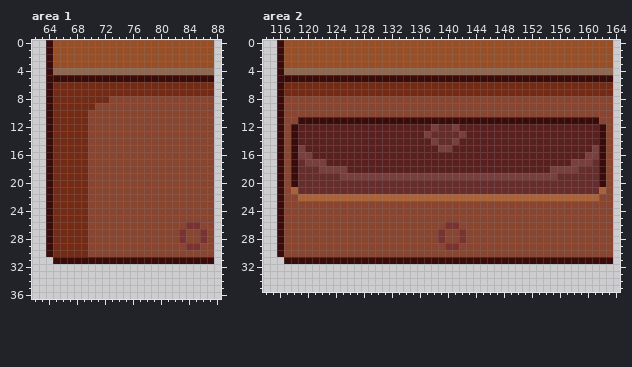
Pixel-art file -- Assets/_Assets/KITCHEN_THINGS.aseprite. Above is the file before it was changed.
368x309 pixels, 1 frame. Colours within 5 levels of each other are drawn and written as one. Shown: area 1: x 62..88, y 0..36; area 2: x 114..164, y 0..35. The commit also changed other parts of the picture, which this record leaves out.
After the commit:
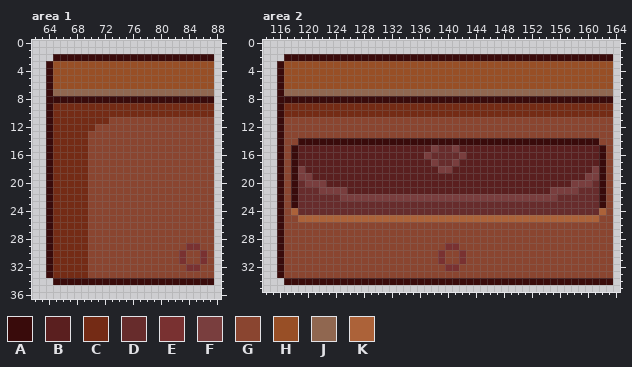
Palette (. is transparent): A #390b0b  B #5a1f1f  C #742b15  D #672c2c  E #793131  F #793e3e  G #8a4530  H #984f26  J #906750  K #ac6239
Change:
Changed rows in their new state; - is an unchanged pixel.
Area 1, layer "Cabinet":
first column x 64:
 0 ........................
 1 ........................
 2 .AAAAAAAAAAAAAAAAAAAAAAA
 4 -HHHHHHHHHHHHHHHHHHHHHHH
 5 -HHHHHHHHHHHHHHHHHHHHHHH
 6 -HHHHHHHHHHHHHHHHHHHHHHH
 7 -JJJJJJJJJJJJJJJJJJJJJJJ
 8 -AAAAAAAAAAAAAAAAAAAAAAA
 9 -------CCCCCCCCCCCCCCCCC
10 ------CCCCCCCCCCCCCCCCCC
11 ------CCC---------------
12 ------C-----------------
first column x 64:
26 --------------------GG--
27 -------------------G--G-
28 -------------------G--G-
30 -------------------E--E-
31 ACCCCCGGGGGGGGGGGGGEGGEG
32 ACCCCCGGGGGGGGGGGGGGEEGG
33 ACCCCCGGGGGGGGGGGGGGGGGG
34 -AAAAAAAAAAAAAAAAAAAAAAA
Area 2, layer "Cabinet":
first column x 116:
 0 ................................................
 1 ................................................
 2 .AAAAAAAAAAAAAAAAAAAAAAAAAAAAAAAAAAAAAAAAAAAAAAA
 4 -HHHHHHHHHHHHHHHHHHHHHHHHHHHHHHHHHHHHHHHHHHHHHHH
 5 -HHHHHHHHHHHHHHHHHHHHHHHHHHHHHHHHHHHHHHHHHHHHHHH
 6 -HHHHHHHHHHHHHHHHHHHHHHHHHHHHHHHHHHHHHHHHHHHHHHH
 7 -JJJJJJJJJJJJJJJJJJJJJJJJJJJJJJJJJJJJJJJJJJJJJJJ
 8 -AAAAAAAAAAAAAAAAAAAAAAAAAAAAAAAAAAAAAAAAAAAAAAA
 9 -CCCCCCCCCCCCCCCCCCCCCCCCCCCCCCCCCCCCCCCCCCCCCCC
10 -CCCCCCCCCCCCCCCCCCCCCCCCCCCCCCCCCCCCCCCCCCCCCCC
11 ---GGGGGGGGGGGGGGGGGGGGGGGGGGGGGGGGGGGGGGGGGGG--
12 --GGGGGGGGGGGGGGGGGGGGGGGGGGGGGGGGGGGGGGGGGGGGG-
13 --GGGGGGGGGGGGGGGGGGGGGGGGGGGGGGGGGGGGGGGGGGGGG-
14 --GAAAAAAAAAAAAAAAAAAAAAAAAAAAAAAAAAAAAAAAAAAAG-
15 ---B------------------FDDF-------------------B--
16 ---BB----------------FDDDDF-----------------BB--
17 ---BBBB---------------FDDF----------------BBBB--
18 ---FBBBBBB-------------FF--------------BBBBBBF--
19 ---FFBBBBBBBBBBBBBBBBBBBBBBBBBBBBBBBBBBBBBBBFF--
20 ----FFFBBBBBBBBBBBBBBBBBBBBBBBBBBBBBBBBBBBFFF---
21 --A---FFFFBBBBBBBBBBBBBBBBBBBBBBBBBBBBBFFFF---A-
22 --ADDDDDDFFFFFFFFFFFFFFFFFFFFFFFFFFFFFFFDDDDDDA-
23 --ADDDDDDDDDDDDDDDDDDDDDDDDDDDDDDDDDDDDDDDDDDDA-
24 --KDDDDDDDDDDDDDDDDDDDDDDDDDDDDDDDDDDDDDDDDDDDK-
25 ---KKKKKKKKKKKKKKKKKKKKKKKKKKKKKKKKKKKKKKKKKKK--
26 ------------------------GG----------------------
27 -----------------------G--G---------------------
28 -----------------------G--G---------------------
30 -----------------------E--E---------------------
31 AGGGGGGGGGGGGGGGGGGGGGGEGGEGGGGGGGGGGGGGGGGGGGGG
32 AGGGGGGGGGGGGGGGGGGGGGGGEEGGGGGGGGGGGGGGGGGGGGGG
33 AGGGGGGGGGGGGGGGGGGGGGGGGGGGGGGGGGGGGGGGGGGGGGGG
34 -AAAAAAAAAAAAAAAAAAAAAAAAAAAAAAAAAAAAAAAAAAAAAAA
